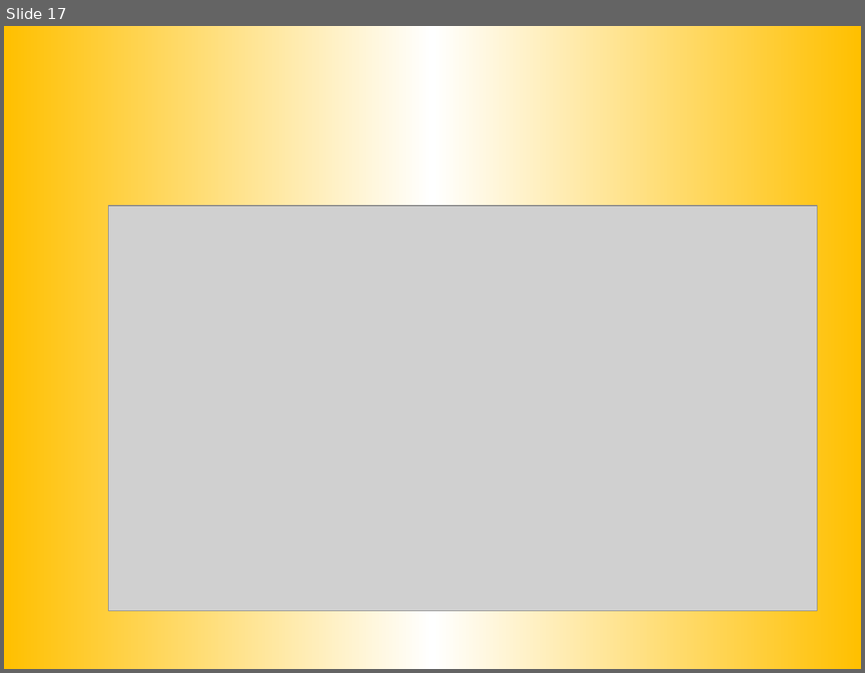
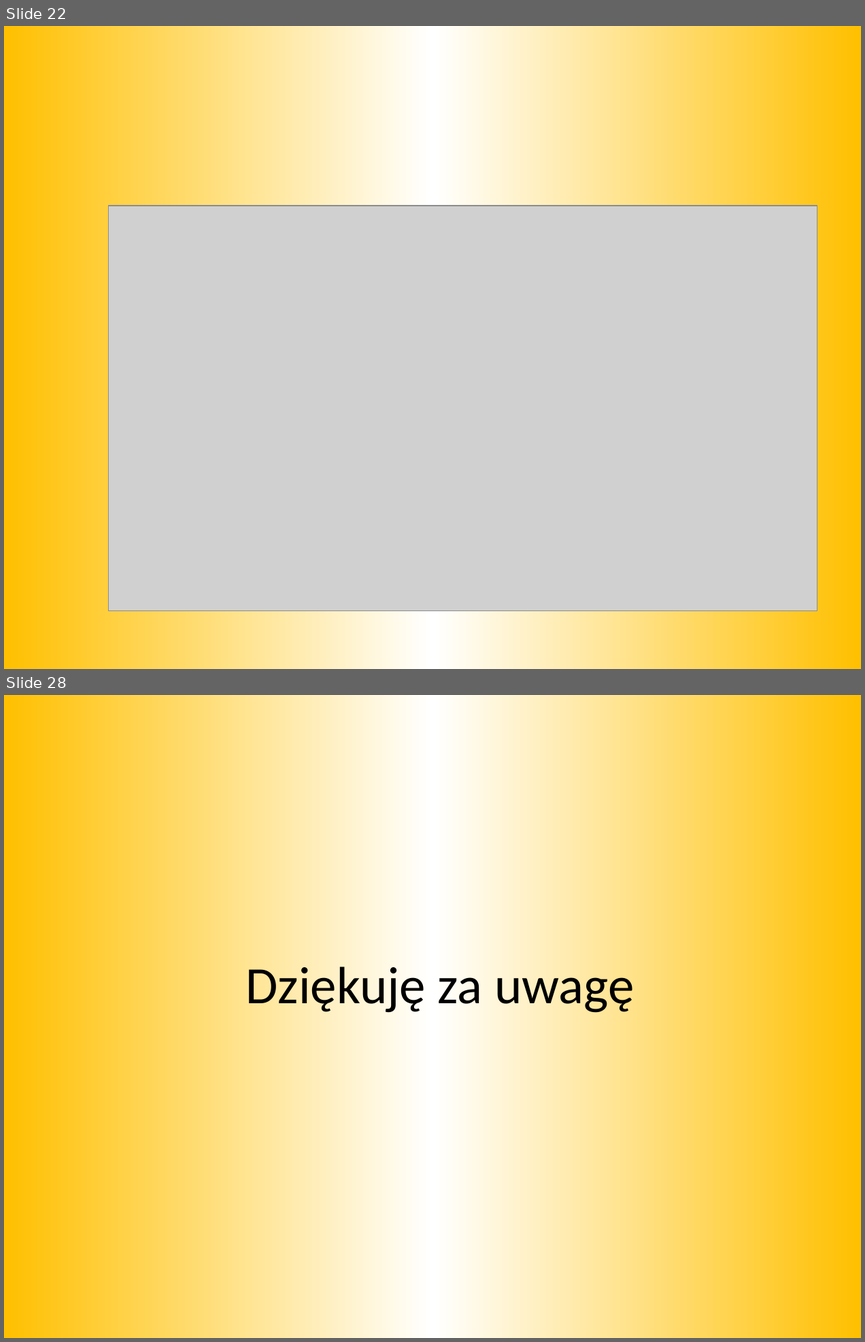
Before and after one commit to mkapiczy/DronVision, a slide deck: Dokumenty/Obrona/Prezentacja.pptx. Shown one above the other, each under a label of ours: slide 17 before the commit, slides 22 and 28 after it; the slides between them are not shown. The pictures are 865x673 and 865x1342 pixels, drawn with LibreOffice and Linux fonts; fonts in the diff are those of the drawing; grey boxes stand for pictures. Boxes give left, top, right and bottom in pixels: in the first picture for what was removed or moved away, otherwise in the second. Text is boxed around its words. In the diff, an @@ line names an element or a change of style, - is before the commit and + after.

```diff
--- a/Dokumenty/Obrona/Prezentacja.pptx
+++ b/Dokumenty/Obrona/Prezentacja.pptx
@@ slide 28 added at (4, 695, 861, 1338), background gradient #FFC000 to #FFFFFF @@
@@ title added at (245, 960, 634, 1015), 44 pt, text #000000 @@
+Dziękuję za uwagę
@@ what was slide 17 is now slide 22 @@
```
Also in this commit, not shown: 6 slides changed, 9 other slides added, 3 slides removed, 1 other file.
